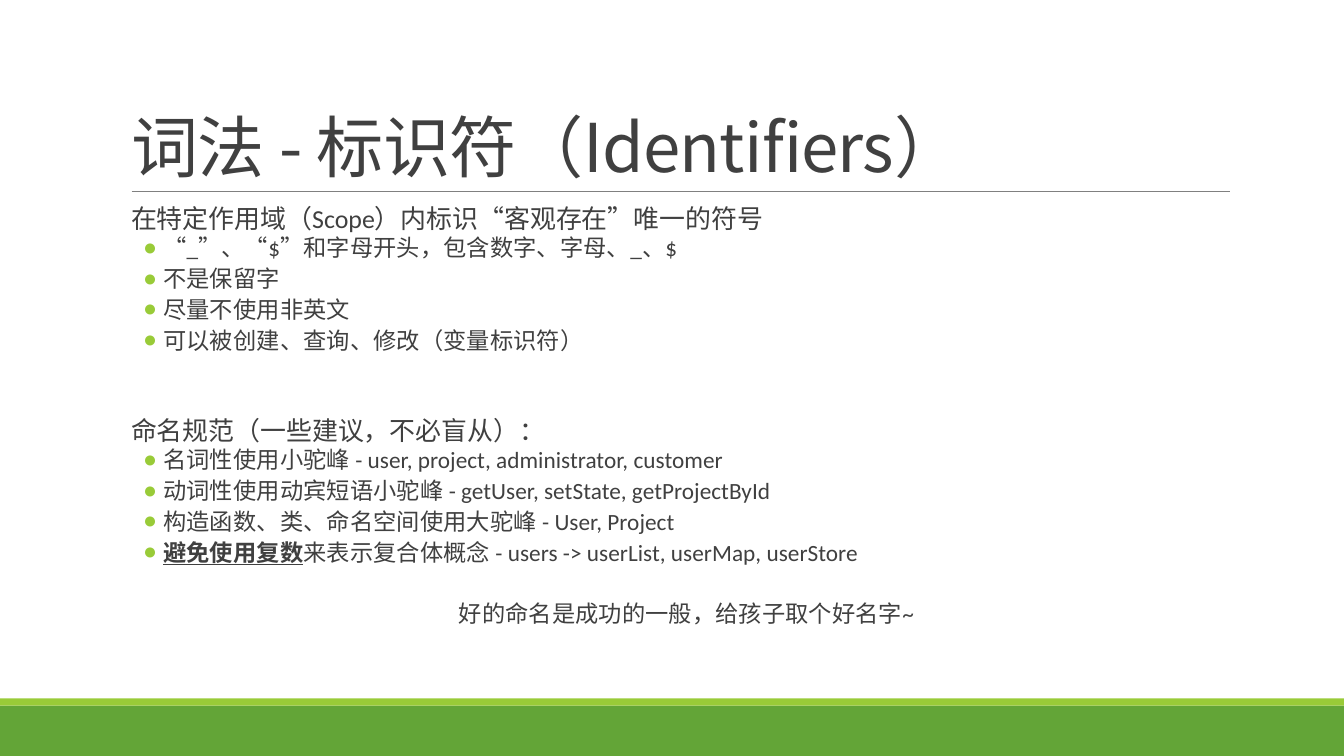
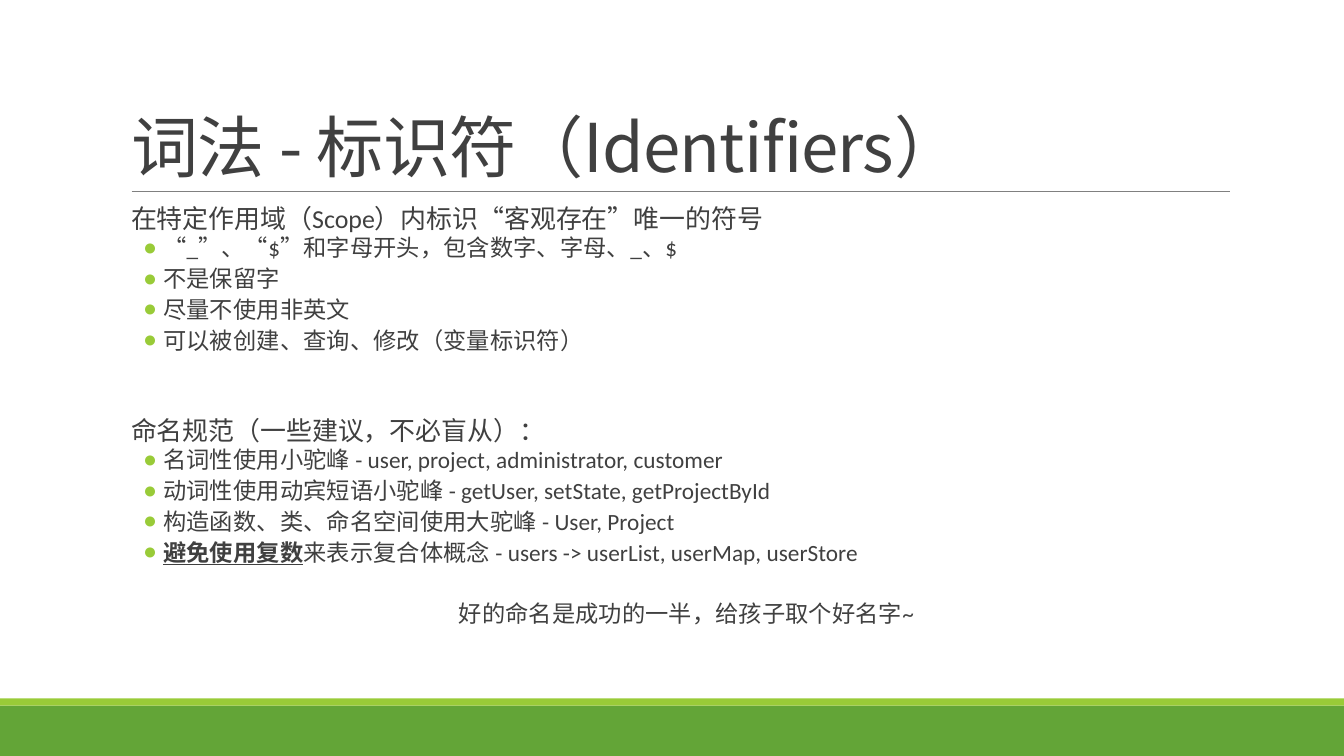
Before and after one commit to lichaozhy/course, a slide deck: slide 4 of js/syntax/es5.pptx. Drawn at 1344x756 pixels with LibreOffice and Linux fonts; fonts in the diff are those of the drawing. Boxes give left, top, right and bottom in pixels: in the first picture for what was removed or moved away, otherwise in the second. Text is boxed around its words. In the diff, an @@ line names an element or a change of style, - is before the commit and + after.

```diff
--- a/js/syntax/es5.pptx
+++ b/js/syntax/es5.pptx
@@ text at [459, 602, 914, 624]: text changed @@
-  好的命名是成功的一般，给孩子取个好名字~
+  好的命名是成功的一半，给孩子取个好名字~
```
Also in this commit, not shown: 4 other slides changed.
